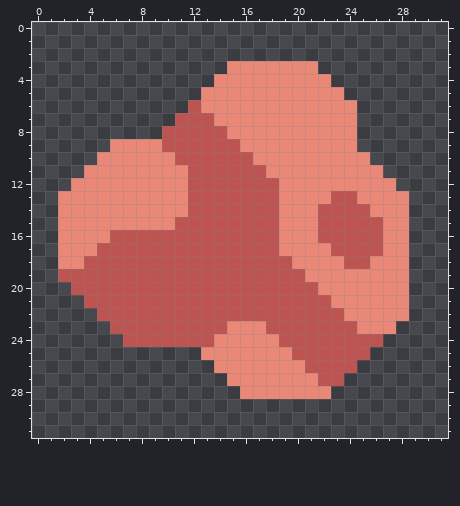
One commit to this pixel-art sprite: assets/sprites/items/hematite.png. That is the earlier state.
The file is 32x32 pixels.
And afterwards:
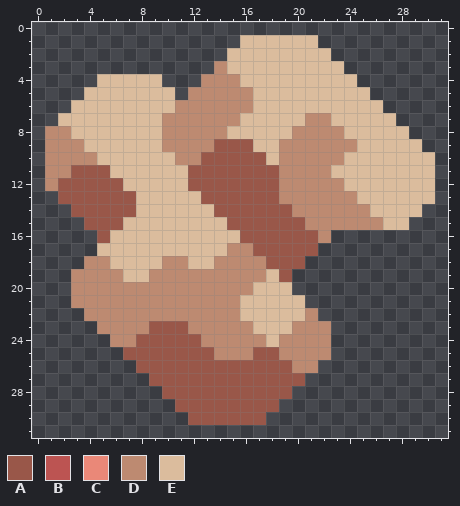
Palette (. is transparent): A #995749  B #bc5452  C #ea8878  D #bd8a71  E #dbbc9d
From old to new:
Changed rows in their new state; - is an unchanged pixel.
first column x 1:
 1 ---------------EEEEEE---------
 2 --------------EEEEEEEE--------
 3 -------------DEEEEEEEEE-------
 4 ----EEEEE---DDDEEEEEEEEE------
 5 ---EEEEEEE-DDDDDEEEEEEEEE-----
 6 --EEEEEEEEDDDDDDEEEEEEEEEE----
 7 -EEEEEEEEDDDDDDEEEEEDDEEEEE---
 8 DDEEEEEEEDDDDDEEEEEDDDDEEEEE--
 9 DDDEEEEEEDDDDAAAEEDDDDDDEEEEE-
10 DDDDEEEEEEDDAAAAAEDDDDDEEEEEEE
11 DDAAAEEEEEEAAAAAAADDDDEEEEEEEE
12 DAAAAAEEEEEAAAAAAADDDDDEEEEEEE
13 -AAAAAAEEEEEAAAAAADDDDDDEEEEEE
14 -.AAAAAEEEEEEAAAAAADDDDDDEEEE-
15 -..AAAEEEEEEEEAAAAAADDDDDDEE--
16 -...AEEEEEEEEEEAAAAAAD......--
17 -...EEEEEEEEEEDDAAAAA.......--
18 -..DDEEEEDDEEDDDDAAA........--
19 -.DDDDEEDDDDDDDDDEA.........--
20 --DDDDDDDDDDDDDDEEE.........--
21 --DDDDDDDDDDDDDEEEEE........--
22 ---DDDDDDDDDDDDEEEEED.......--
23 ----DDDDAAADDDDDEEEDDD.....---
24 -----DDAAAAADDDDDEDDDD....----
25 ------AAAAAAADDDAADDDD...-----
26 -------AAAAAAAAAAAADD...------
27 --------AAAAAAAAAAAA...-------
28 ---------AAAAAAAAAA...--------
29 ----------AAAAAAAA------------
30 -----------AAAAAA-------------
Changed places in both pictures, as pixel boxes (x1, y1, x2, y2):
changed: (45, 35, 435, 425)
